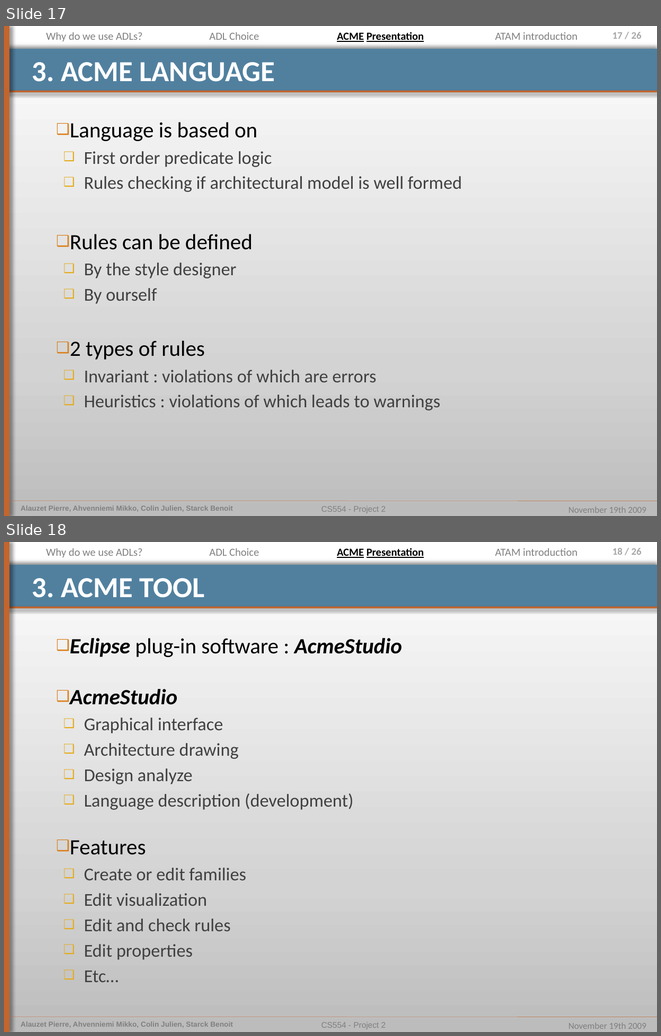
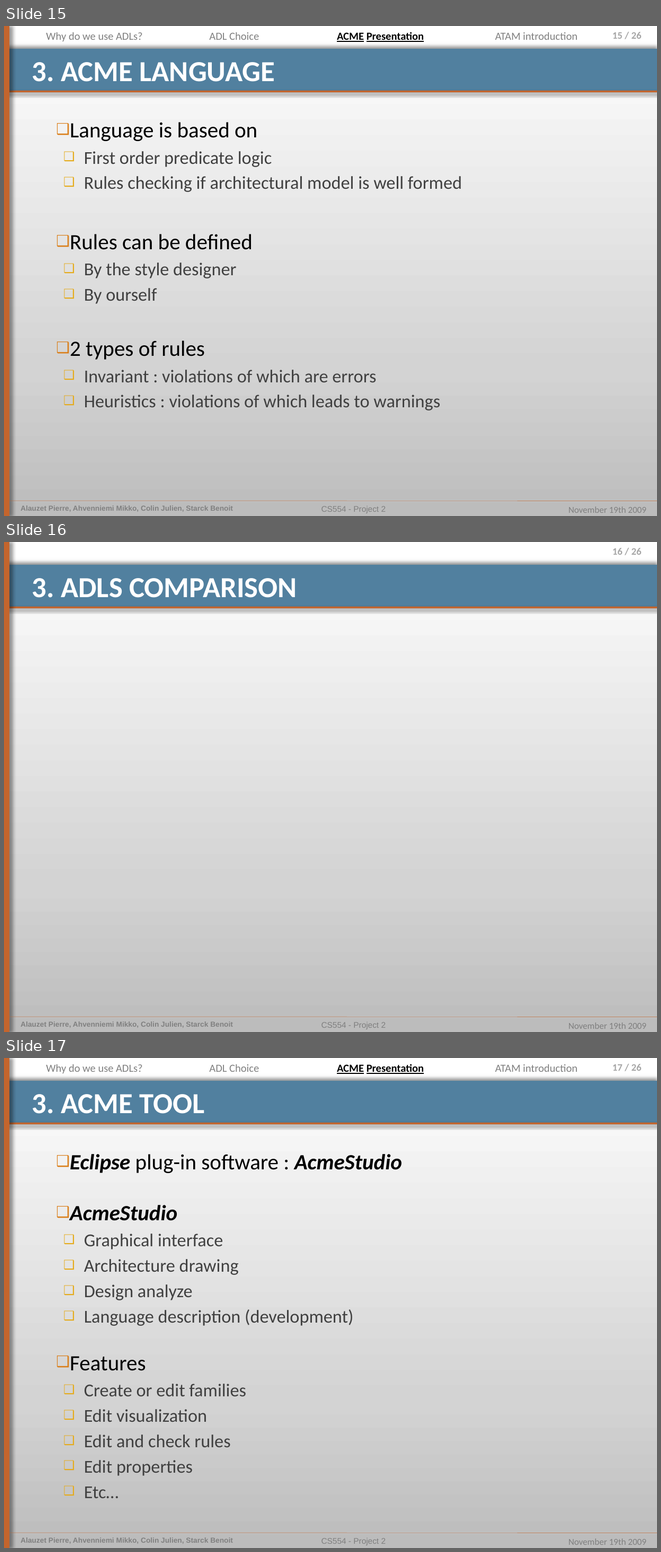
Before and after one commit to pierrealauzet/euroteam, a slide deck: Project 2/Part2/CS554_EuroTeam_Project2_OP5.pptx. Shown one above the other, each under a label of ours: slides 17 and 18 before the commit, slides 15, 16 and 17 after it. The pictures are 661x1036 and 661x1552 pixels, drawn with LibreOffice and Linux fonts; fonts in the diff are those of the drawing. Boxes give left, top, right and bottom in pixels: in the first picture for what was removed or moved away, otherwise in the second. Text is boxed around its words. In the diff, an @@ line names an element or a change of style, - is before the commit and + after.

```diff
--- a/Project 2/Part2/CS554_EuroTeam_Project2_OP5.pptx
+++ b/Project 2/Part2/CS554_EuroTeam_Project2_OP5.pptx
@@ slide 16 added at (x1=4, y1=542, x2=657, y2=1032), background gradient #BDBDBD to #D3D3D3 to #FFFFFF; not listed: 9 template elements that a slide beside it also shows @@
@@ title added at (x1=32, y1=578, x2=297, y2=598), 32 pt, text #FFFFFF, bold @@
+3. ADLS COMPARISON
@@ what was slide 17 is now slide 15 @@
@@ page number at (x1=612, y1=32, x2=642, y2=39): text changed @@
-17 / 26
+15 / 26
@@ what was slide 18 is now slide 17 @@
@@ page number at (x1=612, y1=1064, x2=642, y2=1071): text changed @@
-18 / 26
+17 / 26
```
Also in this commit, not shown: 2 slides changed, 2 slides removed.
